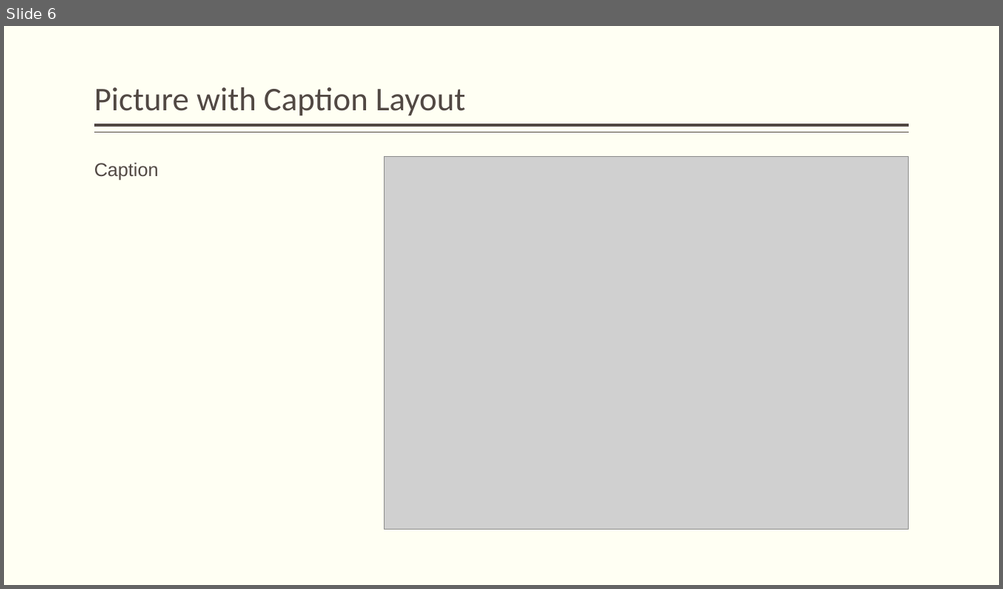
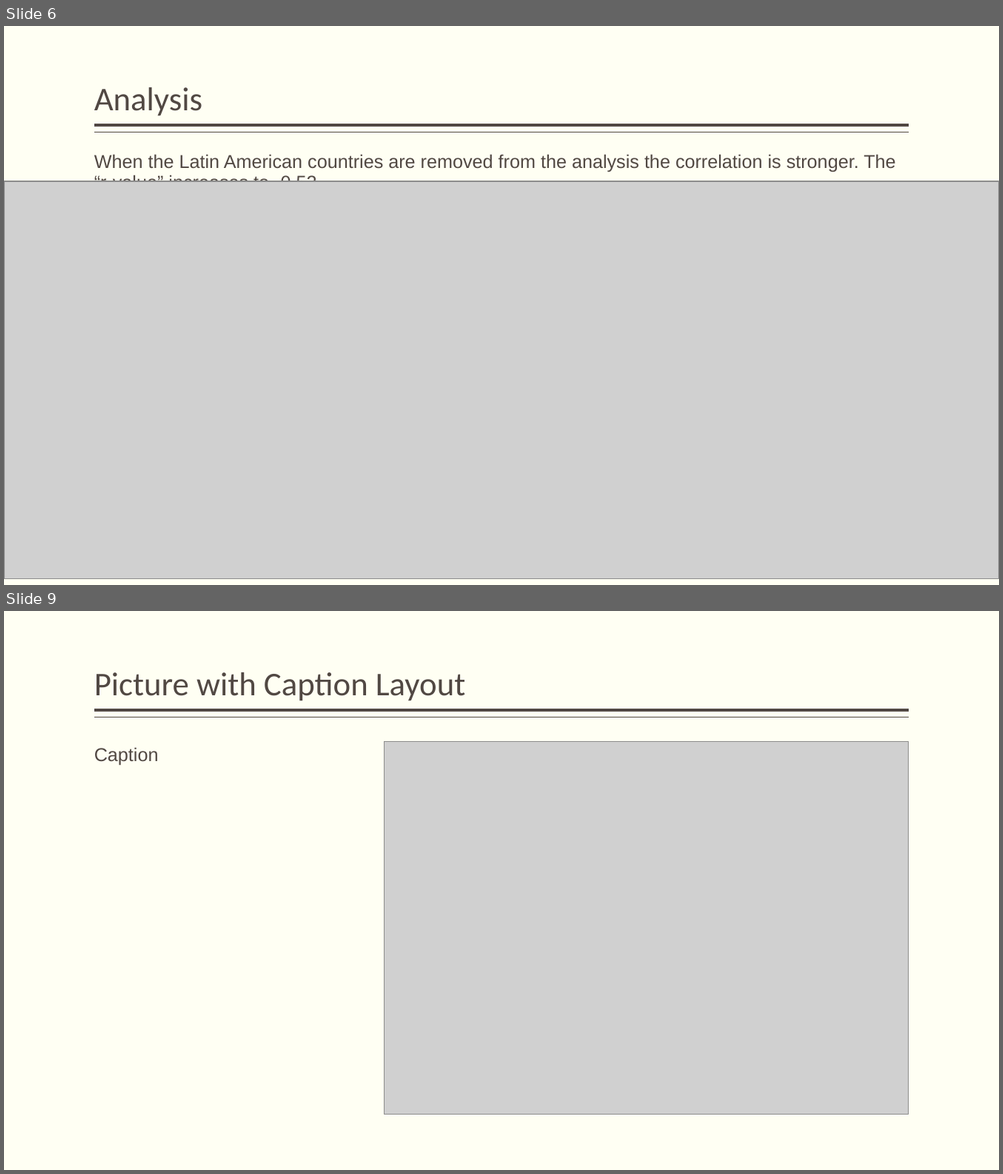
Before and after one commit to berrymatthewj/unionDensityProject, a slide deck: Union density and income inequality.pptx. Shown one above the other, each under a label of ours: slide 6 before the commit, slides 6 and 9 after it; the slides between them are not shown. The pictures are 1003x589 and 1003x1174 pixels, drawn with LibreOffice and Linux fonts; fonts in the diff are those of the drawing; grey boxes stand for pictures. Boxes give left, top, right and bottom in pixels: in the first picture for what was removed or moved away, otherwise in the second. Text is boxed around its words. In the diff, an @@ line names an element or a change of style, - is before the commit and + after.

```diff
--- a/Union density and income inequality.pptx
+++ b/Union density and income inequality.pptx
@@ slide 6 added at bbox=[4, 26, 999, 585], background #FFFFF3; not listed: 2 template elements that a slide beside it also shows @@
@@ title added at bbox=[94, 87, 202, 116], 32 pt, text #514843 @@
+Analysis
@@ text added at bbox=[94, 154, 895, 182], 18 pt, text #514843 @@
+When the Latin American countries are removed from the analysis the correlation is stronger. The “r-value” increases to -0.52.
@@ picture added at bbox=[4, 181, 999, 579] @@
@@ what was slide 6 is now slide 9 @@
```
Also in this commit, not shown: 3 slides changed, 4 other slides added, 2 slides removed, 3 other files.
